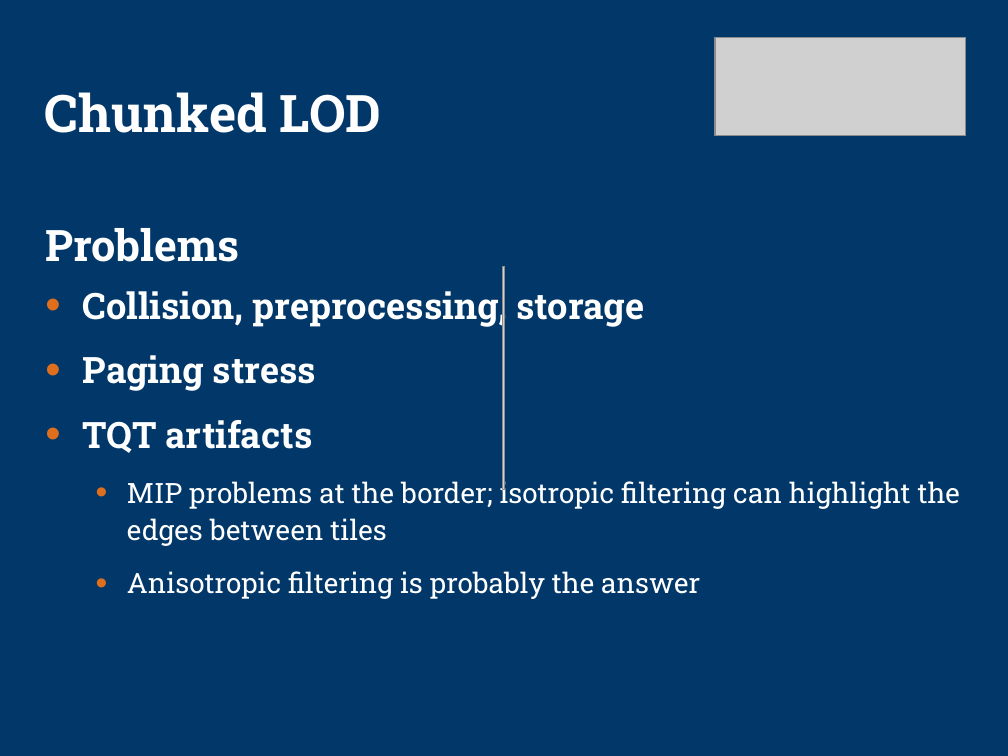
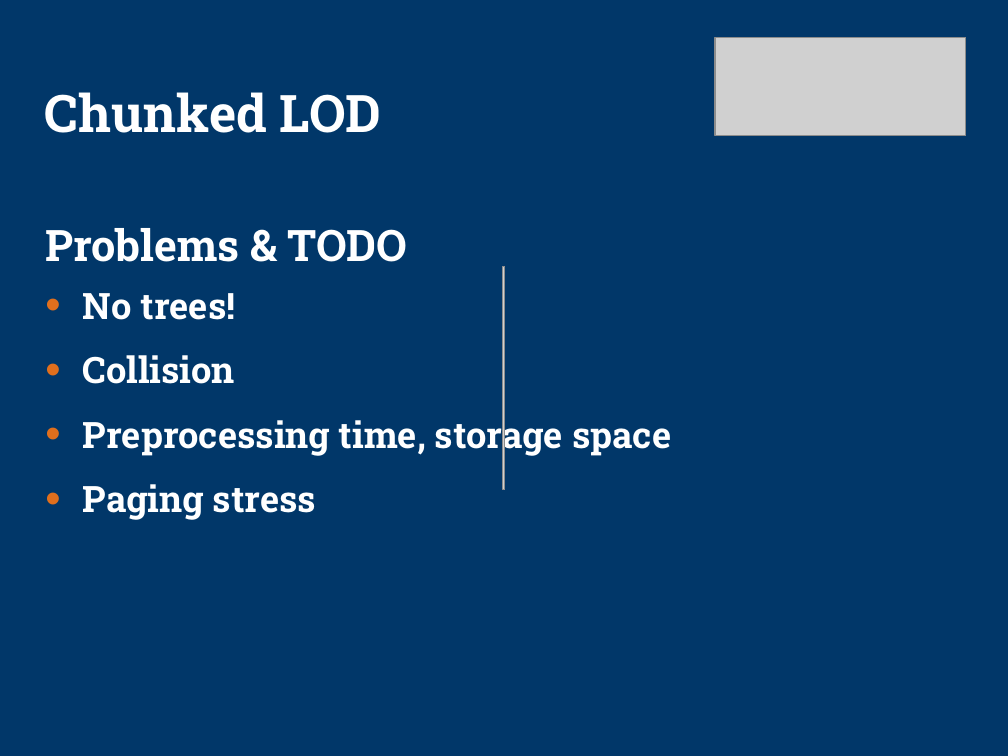
Before and after one commit to technosaurus/gameswf, a slide deck: slide 36 of tu-testbed/docs/sig-preso2.ppt (slide 37 before the commit). Drawn at 1008x756 pixels with LibreOffice and Linux fonts; fonts in the diff are those of the drawing; grey boxes stand for pictures; background and template pictures are left out. Boxes give left, top, right and bottom in pixels: in the first picture for what was removed or moved away, otherwise in the second. Text is boxed around its words. In the diff, an @@ line names an element or a change of style, - is before the commit and + after.

Commit message:
Edited slides.
Modified .chu format so that chunk headers are all at the start of the file -- this makes startup of big datasets much much quicker (since only the first few megs of the file need to be read)

```diff
--- a/tu-testbed/docs/sig-preso2.ppt
+++ b/tu-testbed/docs/sig-preso2.ppt
@@ text at (45,228,671,457): text changed @@
-Problems
-• Collision, preprocessing, storage
+Problems & TODO
+• No trees!
+• Collision
+• Preprocessing time, storage space
@@ text at (83,420,960,599): paragraphs removed @@
-• TQT artifacts
-  • MIP problems at the border; isotropic filtering can highlight the edges between tiles
-  • Anisotropic filtering is probably the answer
```
Also in this commit, not shown: 11 other slides changed, 1 slide removed, 6 other files.
